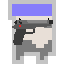
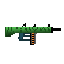
Comparing the layer stacks of the two (64, 64) images. Changes:
added group "AA12 Group" with 1 layers above "M4A1 Gourp" over (5, 23, 61, 45)
added layer "AA12" in group "AA12 Group" over (5, 23, 61, 45)
hid group "Beretta Group" (1 layers) over (12, 18, 53, 45)
hid "Character proportion" over (8, 0, 56, 64)
